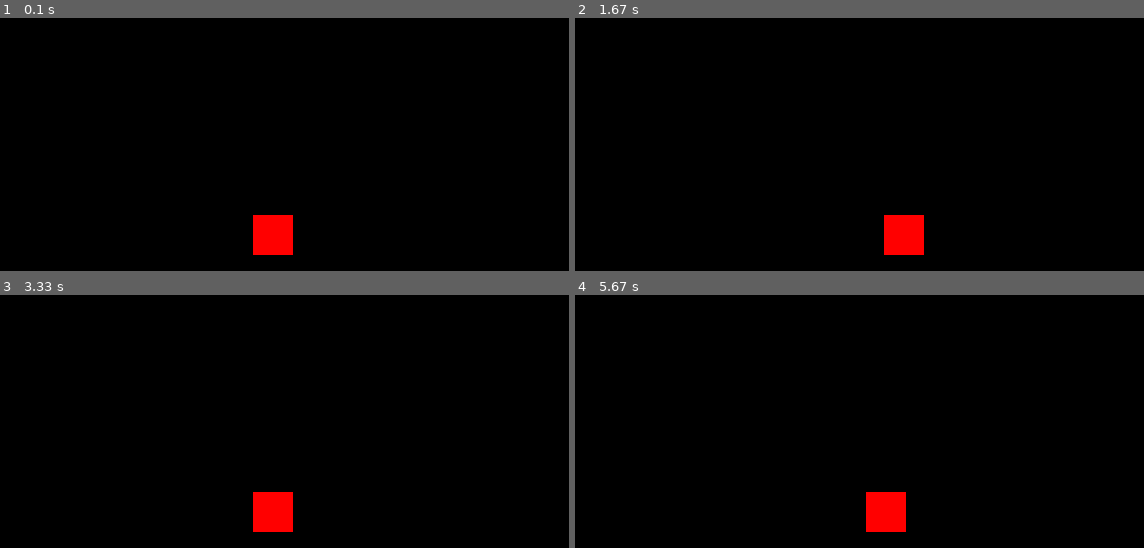
Above: before the commit, frames 1-4 (two rows, left to right).
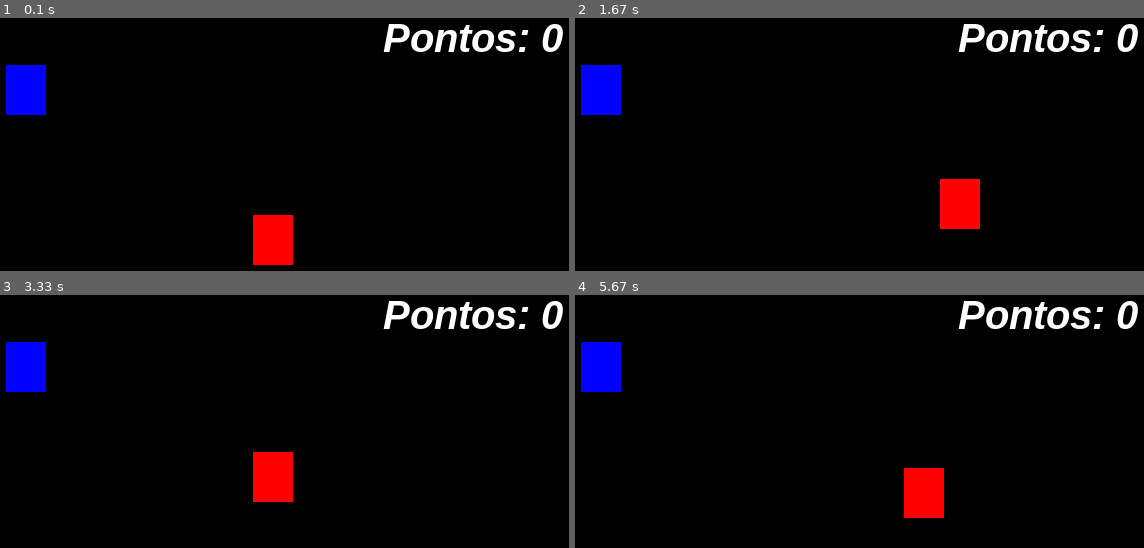
Above: after the commit, the same moments.

Repository: jonasporpinoprof/JogoPygame2025
Game: pygame game, started from app.py
Same seed, same stepped clock (60 frames per second), same inputs: the game is played once before the commit and once after it.
Inputs:
- Up to frame 1 (0.1 s): no input
- Up to frame 2 (1.67 s): hold D 0.33-0.8 s; hold W 0.83-1.13 s; hold D 1.17-1.63 s
- Up to frame 3 (3.33 s): hold A 1.67-2.2 s; hold S 2.23-2.53 s; hold A 2.57-2.97 s; hold W from 3 s (still down)
- Up to frame 4 (5.67 s): release W at 3.37 s; hold D 3.4-4.03 s; hold S 4.07-4.43 s; hold A 4.47-4.93 s; hold D 4.97-5.43 s; hold W from 5.47 s (still down)

The runs differ from the first frame. In frame 1, 3.2% of the frame differs, in the area x 1-99%, y 2-98%; in frame 2, 5.4%, in the area x 1-99%, y 2-94%; in frame 3, 4.9%; in frame 4, 5.3%.

Commit message:
Update app.py

Diff:
--- a/app.py
+++ b/app.py
@@ -1,28 +1,41 @@
 import pygame
 from pygame.locals import *
 from sys import exit
-
+from random import randint
 pygame.init()
-
 largura = 640
 altura = 480
 x = largura/2
 y = altura/2
-
+relogio = pygame.time.Clock()
+x_azul = randint(40,600)
+y_azul =randint(50,430)
+pontos = 0
+fonte = pygame.font.SysFont('arial',40,True,True)
 janela = pygame.display.set_mode((largura, altura))
 pygame.display.set_caption("Jogo 🎮")
-
 while True:
-    janela.fill((0,0,0))
-    for event in pygame.event.get():
-        if event.type == QUIT:
-            pygame.quit()
-            exit()
-    if pygame.key.get_pressed()[K_a]:
-        x = x - 1
-    if pygame.key.get_pressed()[K_d]:
-        x = x + 1
-
-    pygame.draw.rect(janela, (255,0,0),(x,y,40,40))
-
-    pygame.display.update()
+   relogio.tick(200)
+   janela.fill((0,0,0))
+   mensagem = f'Pontos: {pontos}'
+   tex_form = fonte.render(mensagem, True, (255,255,255))
+   for event in pygame.event.get():
+       if event.type == QUIT:
+           pygame.quit()
+           exit()
+   if pygame.key.get_pressed()[K_a]:
+       x = x - 1
+   if pygame.key.get_pressed()[K_d]:
+       x = x + 1
+   if pygame.key.get_pressed()[K_w]:
+       y = y - 1
+   if pygame.key.get_pressed()[K_s]:
+       y = y + 1
+   retangulo_vermelho = pygame.draw.rect(janela, (255,0,0),(x,y,40,50))
+   retangulo_azul = pygame.draw.rect(janela,(0,0,255),(x_azul,y_azul,40,50))
+   if retangulo_vermelho.colliderect(retangulo_azul):
+       x_azul = randint(40,600)
+       y_azul =randint(50,430)
+       pontos = pontos +1
+   janela.blit(tex_form, (450,40))
+   pygame.display.update()
